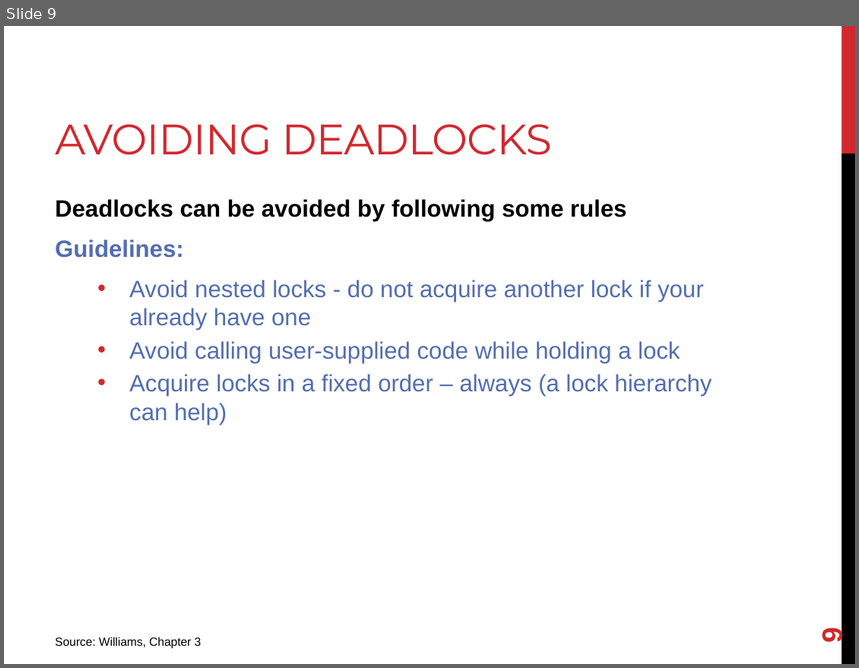
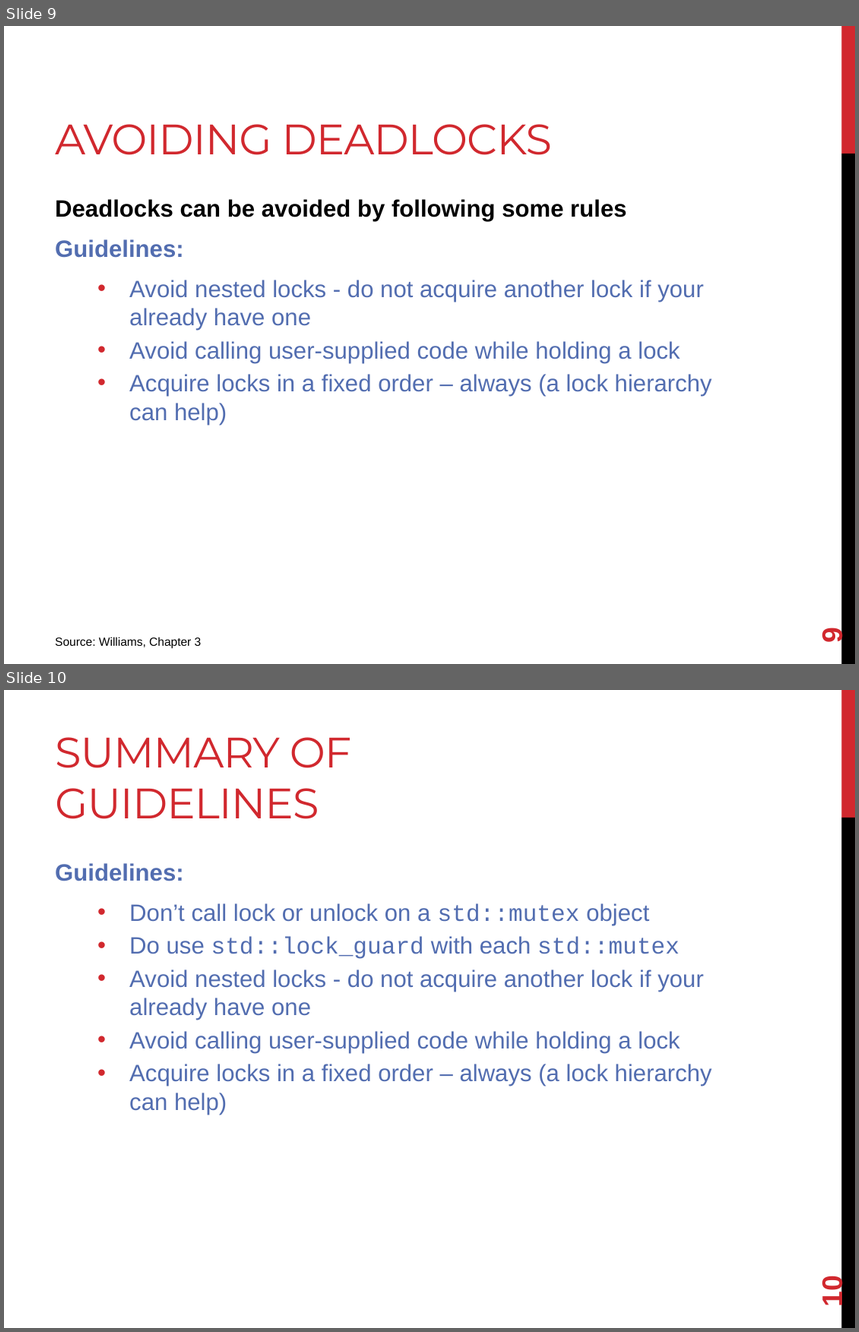
Before and after one commit to joshpeterson/DevelopingConcurrentSoftware, a slide deck: Lectures/Mutexes/Mutexes.pptx. Shown one above the other, each under a label of ours: slide 9 before the commit, slides 9 and 10 after it. The pictures are 859x668 and 859x1332 pixels, drawn with LibreOffice and Linux fonts; fonts in the diff are those of the drawing. Boxes give left, top, right and bottom in pixels: in the first picture for what was removed or moved away, otherwise in the second. Text is boxed around its words. In the diff, an @@ line names an element or a change of style, - is before the commit and + after.

Commit message:
Complete mutexes lecture
- Add a deadlock example
- Summarize the guidelines for the lecture

```diff
--- a/Lectures/Mutexes/Mutexes.pptx
+++ b/Lectures/Mutexes/Mutexes.pptx
@@ slide 10 added at [4, 690, 855, 1328], background #FFFFFF; not listed: 2 template elements that a slide beside it also shows @@
@@ title added at [55, 737, 352, 819], 36 pt, text #D1282E @@
+SUMMARY OF GUIDELINES
@@ text added at [55, 863, 712, 1115], 20 pt, text #526DB0 @@
+Guidelines:
+  • Don’t call lock or unlock on a std::mutex object
+  • Do use std::lock_guard with each std::mutex
+  • Avoid nested locks - do not acquire another lock if your already have one
+  • Avoid calling user-supplied code while holding a lock
+  • Acquire locks in a fixed order – always (a lock hierarchy can help)
@@ page number added at [816, 1279, 848, 1306], 24 pt, text #D1282E, bold @@
+10
```
Also in this commit, not shown: 4 other files.
